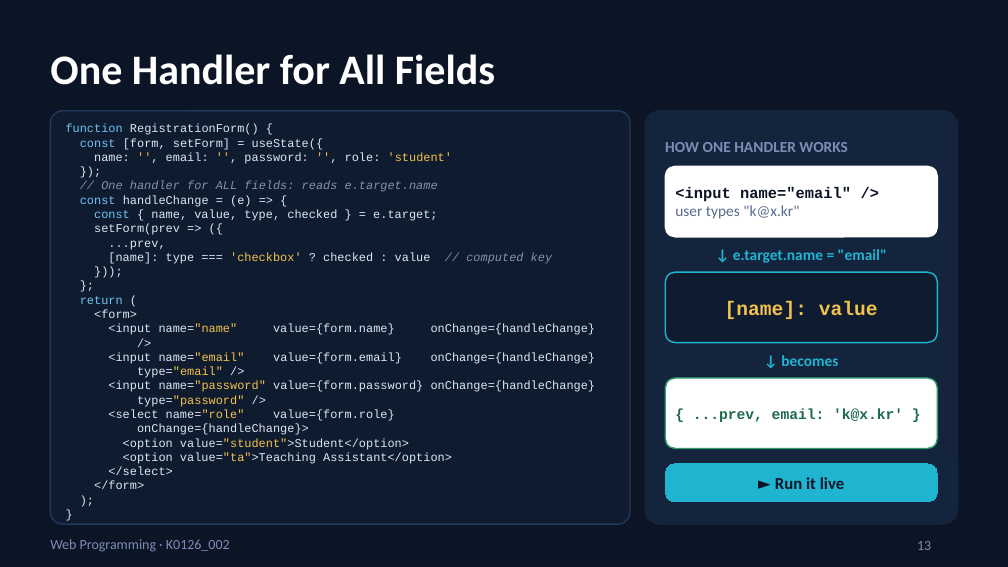
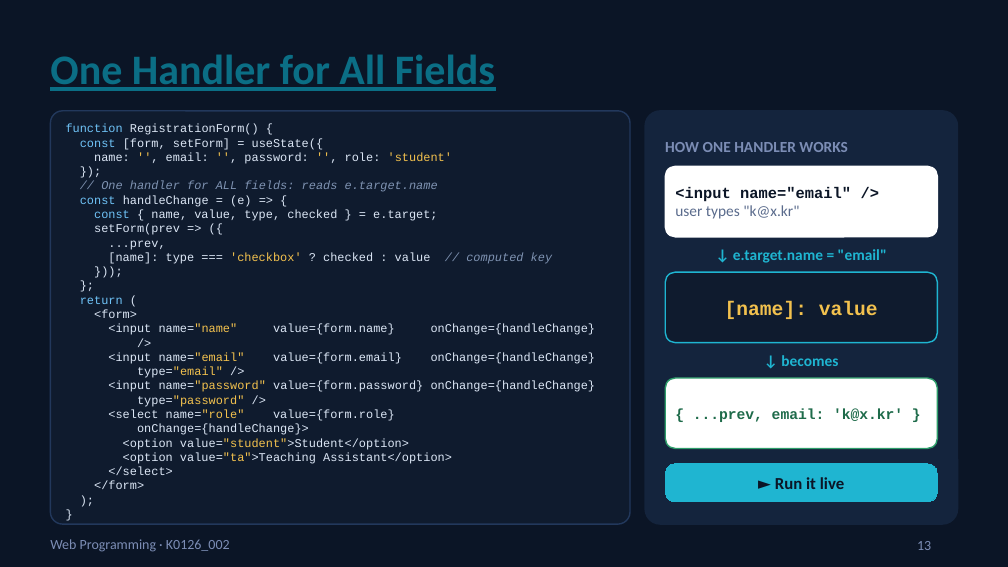
Before and after one commit to muxiddin19/WebPro, a slide deck: slide 13 of week12/WebPro_Week13_Mon_ReactForms_v2.pptx. Drawn at 1008x567 pixels with LibreOffice and Linux fonts; fonts in the diff are those of the drawing. Boxes give left, top, right and bottom in pixels: in the first picture for what was removed or moved away, otherwise in the second. Text is boxed around its words. In the diff, an @@ line names an element or a change of style, - is before the commit and + after.

```diff
--- a/week12/WebPro_Week13_Mon_ReactForms_v2.pptx
+++ b/week12/WebPro_Week13_Mon_ReactForms_v2.pptx
@@ title "One Handler for All Fields" at box(50, 54, 495, 91): text colour #FFFFFF to #0B6E85, underline on @@
```
Also in this commit, not shown: 10 other slides changed, 1 other file.
